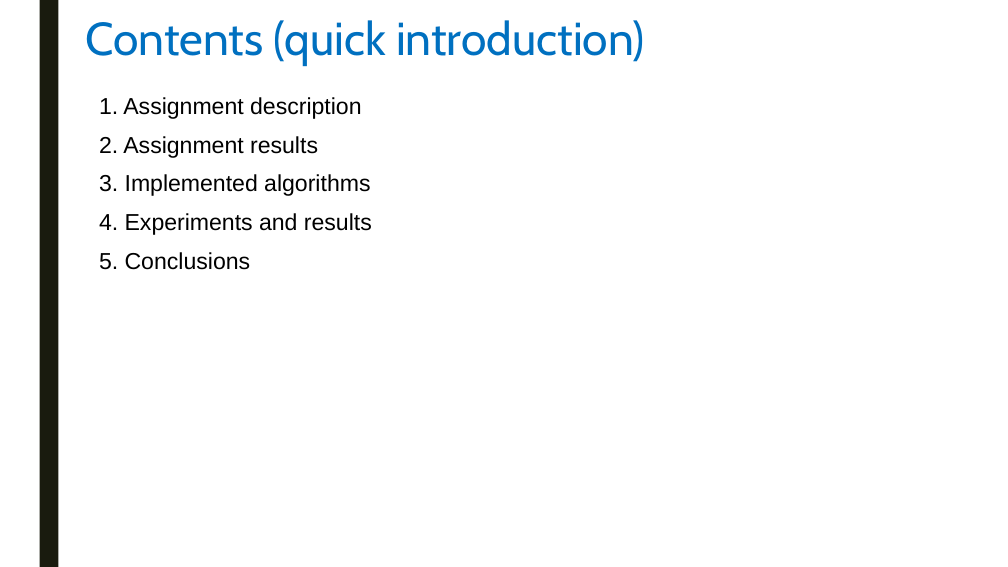
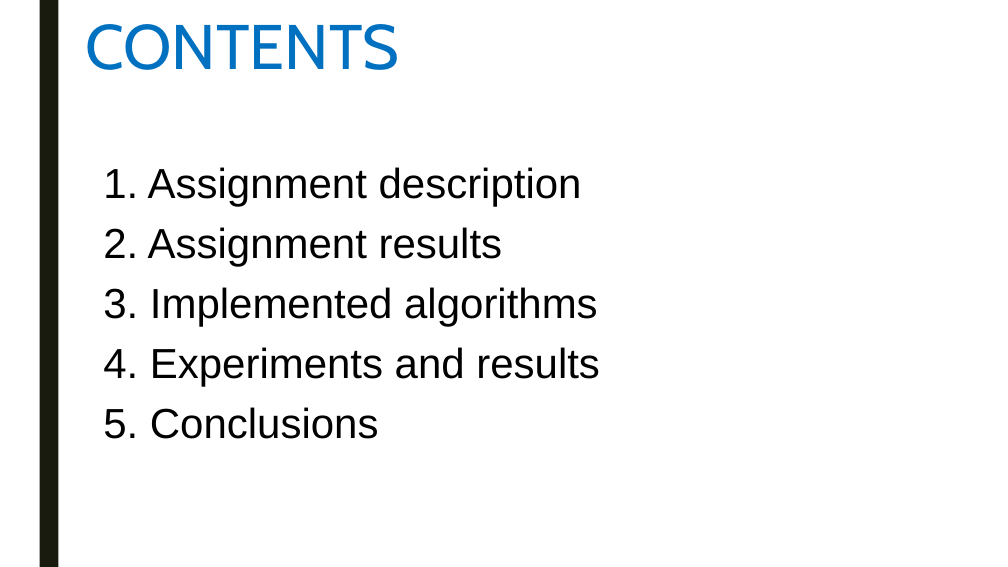
Before and after one commit to swengeler/PP3, a slide deck: slide 2 of Report, presentation and related stuff/Knapsack_problem.pptx. Drawn at 1008x567 pixels with LibreOffice and Linux fonts; fonts in the diff are those of the drawing. Boxes give left, top, right and bottom in pixels: in the first picture for what was removed or moved away, otherwise in the second. Text is boxed around its words. In the diff, an @@ line names an element or a change of style, - is before the commit and + after.

```diff
--- a/Report, presentation and related stuff/Knapsack_problem.pptx
+++ b/Report, presentation and related stuff/Knapsack_problem.pptx
@@ title at [85, 24, 399, 70]: text changed; size 44 to 60 pt @@
-Contents (quick introduction)
+CONTENTS
@@ text "1. Assignment description": place and size @@
-text "1. Assignment description" at [99, 97, 372, 270]
+text "1. Assignment description" at [103, 167, 600, 439]
@@ text "1. Assignment description" at [103, 167, 600, 439]: size 22 to 40 pt @@
```
Also in this commit, not shown: 10 other slides changed, 5 slides added, 3 slides removed.
